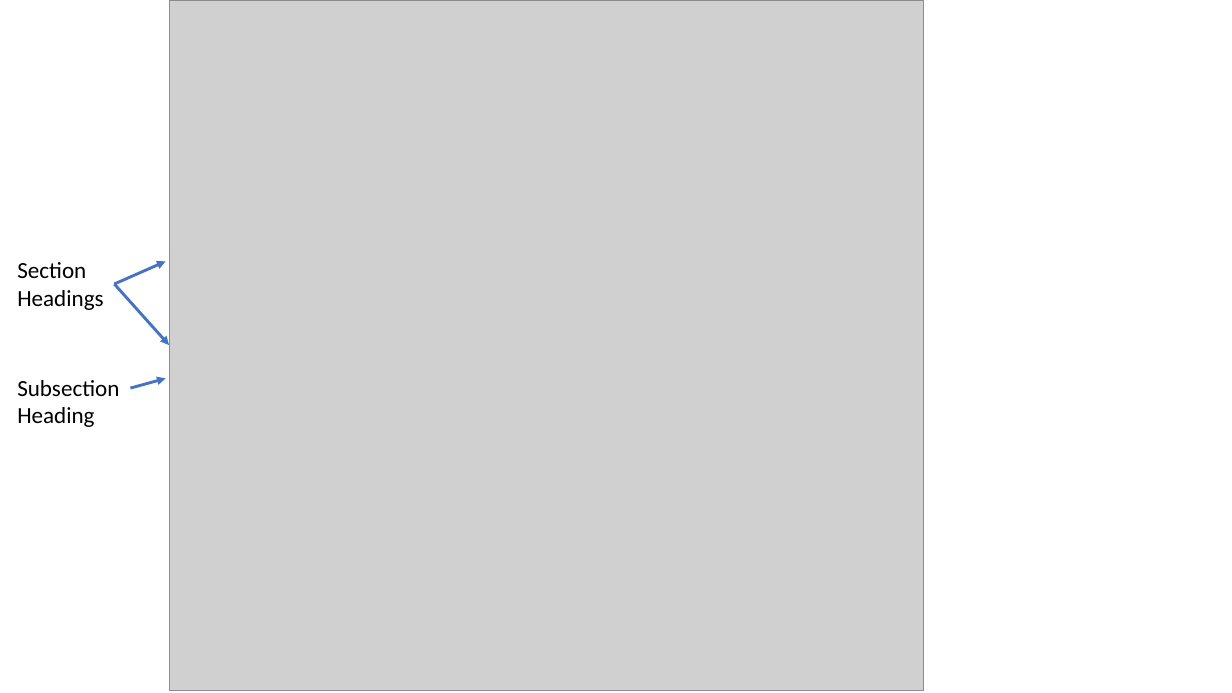
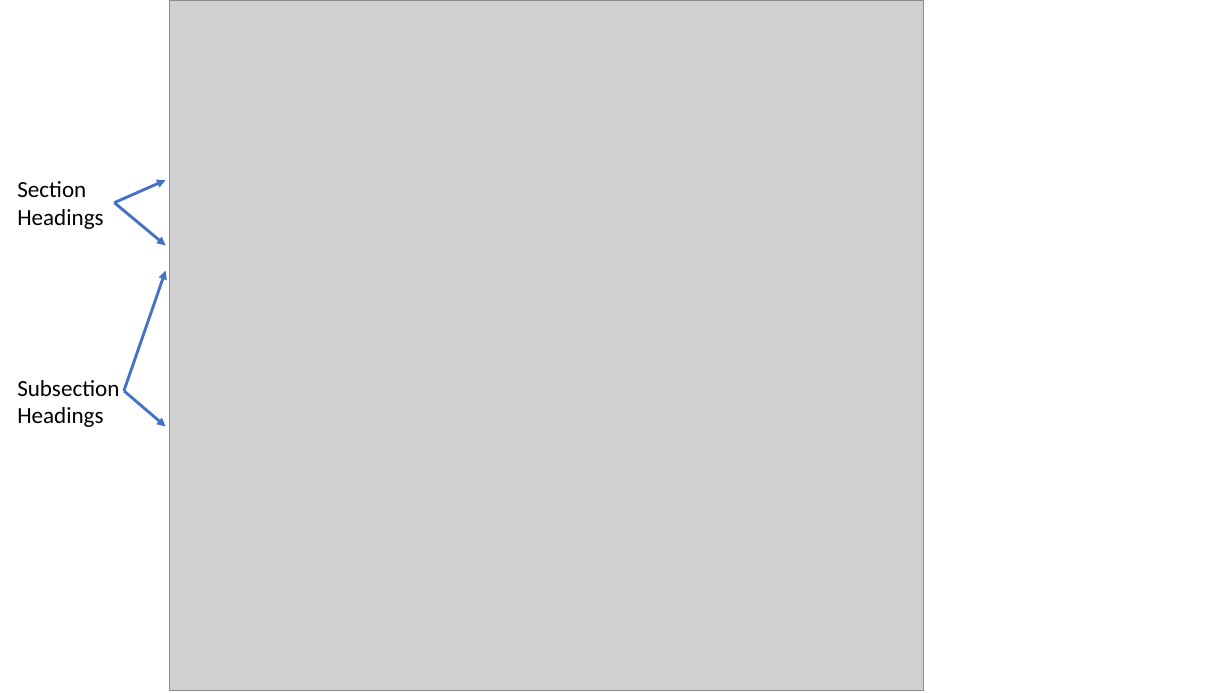
Before and after one commit to arc-moshe/NNIP-LaTeX, a slide deck: slide 30 of Introduction to LaTeX.pptx. Drawn at 1232x693 pixels with LibreOffice and Linux fonts; fonts in the diff are those of the drawing; grey boxes stand for pictures. Boxes give left, top, right and bottom in pixels: in the first picture for what was removed or moved away, otherwise in the second. Text is boxed around its words. In the diff, an @@ line names an element or a change of style, - is before the commit and + after.

Commit message:
Add files via upload
Fixed a few typos

```diff
--- a/Introduction to LaTeX.pptx
+++ b/Introduction to LaTeX.pptx
@@ text "Section": place and size @@
-text "Section" at <box>17,262,103,310</box>
+text "Section" at <box>17,181,103,229</box>
@@ arrow moved from (115, 284) - (165, 262) to (115, 202) - (165, 180) @@
@@ arrow moved from (115, 284) - (169, 345) to (115, 202) - (165, 246) @@
@@ arrow moved from (130, 388) - (165, 379) to (124, 391) - (165, 271) @@
@@ text at <box>17,407,103,427</box>: text changed @@
-Heading
+Headings
@@ arrow added from (124, 391) to (165, 427), #4472C4 2.25 pt @@
```
Also in this commit, not shown: 9 other slides changed.
